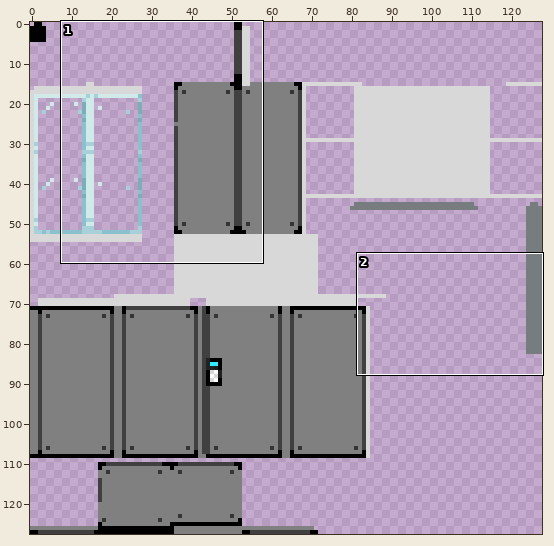
A sprite sheet gets an edit: src/main/resources/assets/machine.png. The picture above shows the old version from afar; the outline marks the close-up.
Close-up. Before the edit:
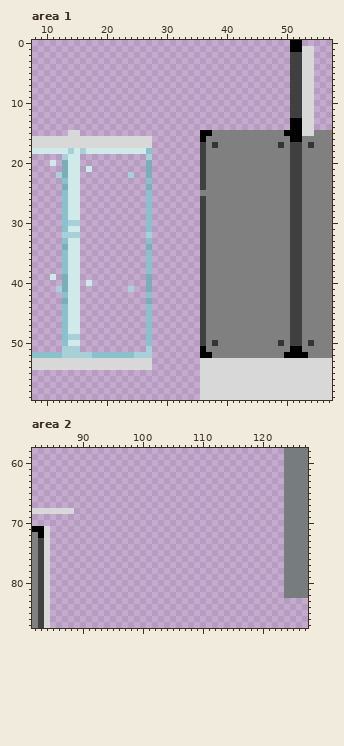
The file is 128x128 pixels. Colours within 5 levels of each other are drawn and written as one. Shown: area 1: x 8..57, y 0..59; area 2: x 82..127, y 58..87. The commit also changed other parts of the picture, which this record leaves out.
Once edited:
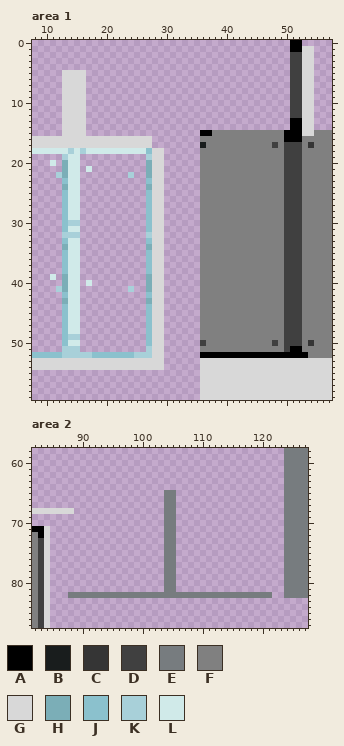
Palette (. is transparent): A #000000  B #191d1d  C #353535  D #404040  E #777c7f  F #808080  G #d8d8d8  H #7baeb7  J #8bc1cd  K #a8d0d9  L #d0eae9
The edit:
--- area 1
@@ x 8..57 @@
  4 ...........................................DDGG...
- 5 ...........................................DDGG...
- 6 ...........................................DDGG...
- 7 ...........................................DDGG...
- 8 ...........................................DDGG...
- 9 ...........................................DDGG...
-10 ...........................................DDGG...
-11 ...........................................DDGG...
-12 ...........................................DDGG...
-13 ...........................................AAGG...
-14 ...........................................AAGG...
-15 ......GG....................AAFFFFFFFFFFFFAAAGGFFF
-16 GGGGGGGGGGGGGGGGGGGG........AFFFFFFFFFFFFFFAAFFFFF
-17 GGGGGGGGGGGGGGGGGGGG........DFCFFFFFFFFFFCFDDFCFFF
-18 LLLLLLKLKLLLLLLLLLLJ........DFFFFFFFFFFFFFFDDFFFFF
-19 .....KLL...........K........DFFFFFFFFFFFFFFDDFFFFF
-20 ...L.HLL...........H........DFFFFFFFFFFFFFFDDFFFFF
-21 .....HLL.L.........H........DFFFFFFFFFFFFFFDDFFFFF
-22 ....KHLL........K..H........DFFFFFFFFFFFFFFDDFFFFF
-23 .....JLL...........J........DFFFFFFFFFFFFFFDDFFFFF
-24 .....HLL...........H........DFFFFFFFFFFFFFFDDFFFFF
-25 .....JLL...........J........FFFFFFFFFFFFFFFDDFFFFF
-26 .....JLL...........J........DFFFFFFFFFFFFFFDDFFFFF
-27 .....JLL...........J........DFFFFFFFFFFFFFFDDFFFFF
-28 .....JLL...........J........DFFFFFFFFFFFFFFDDFFFFF
-29 .....JLL...........J........DFFFFFFFFFFFFFFDDFFFFF
-30 .....JKK...........J........DFFFFFFFFFFFFFFDDFFFFF
-31 .....JLL...........J........DFFFFFFFFFFFFFFDDFFFFF
-32 .....KKK...........K........DFFFFFFFFFFFFFFDDFFFFF
-33 .....JLL...........J........DFFFFFFFFFFFFFFDDFFFFF
-34 .....HLL...........H........DFFFFFFFFFFFFFFDDFFFFF
-35 .....JLL...........J........DFFFFFFFFFFFFFFDDFFFFF
-36 .....JLL...........J........DFFFFFFFFFFFFFFDDFFFFF
-37 .....JLL...........J........DFFFFFFFFFFFFFFDDFFFFF
-38 .....JLL...........J........DFFFFFFFFFFFFFFDDFFFFF
-39 ...L.HLL...........H........DFFFFFFFFFFFFFFDDFFFFF
-40 .....HLL.L.........H........DFFFFFFFFFFFFFFDDFFFFF
-41 ....KHLL........K..H........DFFFFFFFFFFFFFFDDFFFFF
-42 .....JLL...........J........DFFFFFFFFFFFFFFDDFFFFF
-43 .....HLL...........H........DFFFFFFFFFFFFFFDDFFFFF
-44 .....JLL...........J........DFFFFFFFFFFFFFFDDFFFFF
-45 .....JLL...........J........DFFFFFFFFFFFFFFDDFFFFF
-46 .....JLL...........J........DFFFFFFFFFFFFFFDDFFFFF
-47 .....JLL...........J........DFFFFFFFFFFFFFFDDFFFFF
-48 .....JLL...........J........DFFFFFFFFFFFFFFDDFFFFF
-49 .....JKK...........J........DFFFFFFFFFFFFFFDDFFFFF
-50 .....JLL...........J........DFCFFFFFFFFFFCFDDFCFFF
-51 .....KKK...........K........AFFFFFFFFFFFFFFAAFFFFF
-52 JJJJJKKKKKJJJJJJJKKK........AAFFFFFFFFFFFFAAAAFFFF
-53 GGGGGGGGGGGGGGGGGGGG........GGGGGGGGGGGGGGGGGGGGGG
-54 GGGGGGGGGGGGGGGGGGGG........GGGGGGGGGGGGGGGGGGGGGG
+ 5 .....GGGG..................................DDGG...
+ 6 .....GGGG..................................DDGG...
+ 7 .....GGGG..................................DDGG...
+ 8 .....GGGG..................................DDGG...
+ 9 .....GGGG..................................DDGG...
+10 .....GGGG..................................DDGG...
+11 .....GGGG..................................DDGG...
+12 .....GGGG..................................DDGG...
+13 .....GGGG..................................AAGG...
+14 .....GGGG..................................AAGG...
+15 .....GGGG...................AAFFFFFFFFFFFFAAAGGFFF
+16 GGGGGGGGGGGGGGGGGGGG........FFFFFFFFFFFFFFAAAFFFFF
+17 GGGGGGGGGGGGGGGGGGGG........BFFFFFFFFFFFDFDDDFCFFF
+18 LLLLLLKLKLLLLLLLLLLJGG......FFFFFFFFFFFFFFDDDFFFFF
+19 .....KLL...........KGG......FFFFFFFFFFFFFFDDDFFFFF
+20 ...L.HLL...........HGG......FFFFFFFFFFFFFFDDDFFFFF
+21 .....HLL.L.........HGG......FFFFFFFFFFFFFFDDDFFFFF
+22 ....KHLL........K..HGG......FFFFFFFFFFFFFFDDDFFFFF
+23 .....JLL...........JGG......FFFFFFFFFFFFFFDDDFFFFF
+24 .....HLL...........HGG......FFFFFFFFFFFFFFDDDFFFFF
+25 .....JLL...........JGG......FFFFFFFFFFFFFFDDDFFFFF
+26 .....JLL...........JGG......FFFFFFFFFFFFFFDDDFFFFF
+27 .....JLL...........JGG......FFFFFFFFFFFFFFDDDFFFFF
+28 .....JLL...........JGG......FFFFFFFFFFFFFFDDDFFFFF
+29 .....JLL...........JGG......FFFFFFFFFFFFFFDDDFFFFF
+30 .....JKK...........JGG......FFFFFFFFFFFFFFDDDFFFFF
+31 .....JLL...........JGG......FFFFFFFFFFFFFFDDDFFFFF
+32 .....KKK...........KGG......FFFFFFFFFFFFFFDDDFFFFF
+33 .....JLL...........JGG......FFFFFFFFFFFFFFDDDFFFFF
+34 .....HLL...........HGG......FFFFFFFFFFFFFFDDDFFFFF
+35 .....JLL...........JGG......FFFFFFFFFFFFFFDDDFFFFF
+36 .....JLL...........JGG......FFFFFFFFFFFFFFDDDFFFFF
+37 .....JLL...........JGG......FFFFFFFFFFFFFFDDDFFFFF
+38 .....JLL...........JGG......FFFFFFFFFFFFFFDDDFFFFF
+39 ...L.HLL...........HGG......FFFFFFFFFFFFFFDDDFFFFF
+40 .....HLL.L.........HGG......FFFFFFFFFFFFFFDDDFFFFF
+41 ....KHLL........K..HGG......FFFFFFFFFFFFFFDDDFFFFF
+42 .....JLL...........JGG......FFFFFFFFFFFFFFDDDFFFFF
+43 .....HLL...........HGG......FFFFFFFFFFFFFFDDDFFFFF
+44 .....JLL...........JGG......FFFFFFFFFFFFFFDDDFFFFF
+45 .....JLL...........JGG......FFFFFFFFFFFFFFDDDFFFFF
+46 .....JLL...........JGG......FFFFFFFFFFFFFFDDDFFFFF
+47 .....JLL...........JGG......FFFFFFFFFFFFFFDDDFFFFF
+48 .....JLL...........JGG......FFFFFFFFFFFFFFDDDFFFFF
+49 .....JKK...........JGG......FFFFFFFFFFFFFFDDDFFFFF
+50 .....JLL...........JGG......DFFFFFFFFFFFDFDDDFCFFF
+51 .....KKK...........KGG......FFFFFFFFFFFFFFDAAFFFFF
+52 JJJJJKKKKKJJJJJJJKKKGG......AAAAAAAAAAAAAAAAAAFFFF
+53 GGGGGGGGGGGGGGGGGGGGGG......GGGGGGGGGGGGGGGGGGGGGG
+54 GGGGGGGGGGGGGGGGGGGGGG......GGGGGGGGGGGGGGGGGGGGGG
 55 ............................GGGGGGGGGGGGGGGGGGGGGG
--- area 2
@@ x 82..127 @@
 64 ..........................................EEEE
-65 ..........................................EEEE
-66 ..........................................EEEE
-67 ..........................................EEEE
-68 GGGGGGG...................................EEEE
-69 ..........................................EEEE
-70 ..........................................EEEE
-71 AAG.......................................EEEE
-72 FAG.......................................EEEE
-73 FDG.......................................EEEE
-74 FDG.......................................EEEE
-75 FDG.......................................EEEE
-76 FDG.......................................EEEE
-77 FDG.......................................EEEE
-78 FDG.......................................EEEE
-79 FDG.......................................EEEE
-80 FDG.......................................EEEE
-81 FDG.......................................EEEE
-82 FDG.......................................EEEE
+65 ......................EE..................EEEE
+66 ......................EE..................EEEE
+67 ......................EE..................EEEE
+68 GGGGGGG...............EE..................EEEE
+69 ......................EE..................EEEE
+70 ......................EE..................EEEE
+71 AAG...................EE..................EEEE
+72 FAG...................EE..................EEEE
+73 FDG...................EE..................EEEE
+74 FDG...................EE..................EEEE
+75 FDG...................EE..................EEEE
+76 FDG...................EE..................EEEE
+77 FDG...................EE..................EEEE
+78 FDG...................EE..................EEEE
+79 FDG...................EE..................EEEE
+80 FDG...................EE..................EEEE
+81 FDG...................EE..................EEEE
+82 FDG...EEEEEEEEEEEEEEEEEEEEEEEEEEEEEEEEEE..EEEE
 83 FDG...........................................
Where, in picture pixels (left, top, right, bottom), the same in both close-ups:
added: (62, 70, 86, 136)
changed: (200, 136, 290, 358)
added: (152, 148, 164, 370)
added: (68, 490, 272, 598)
